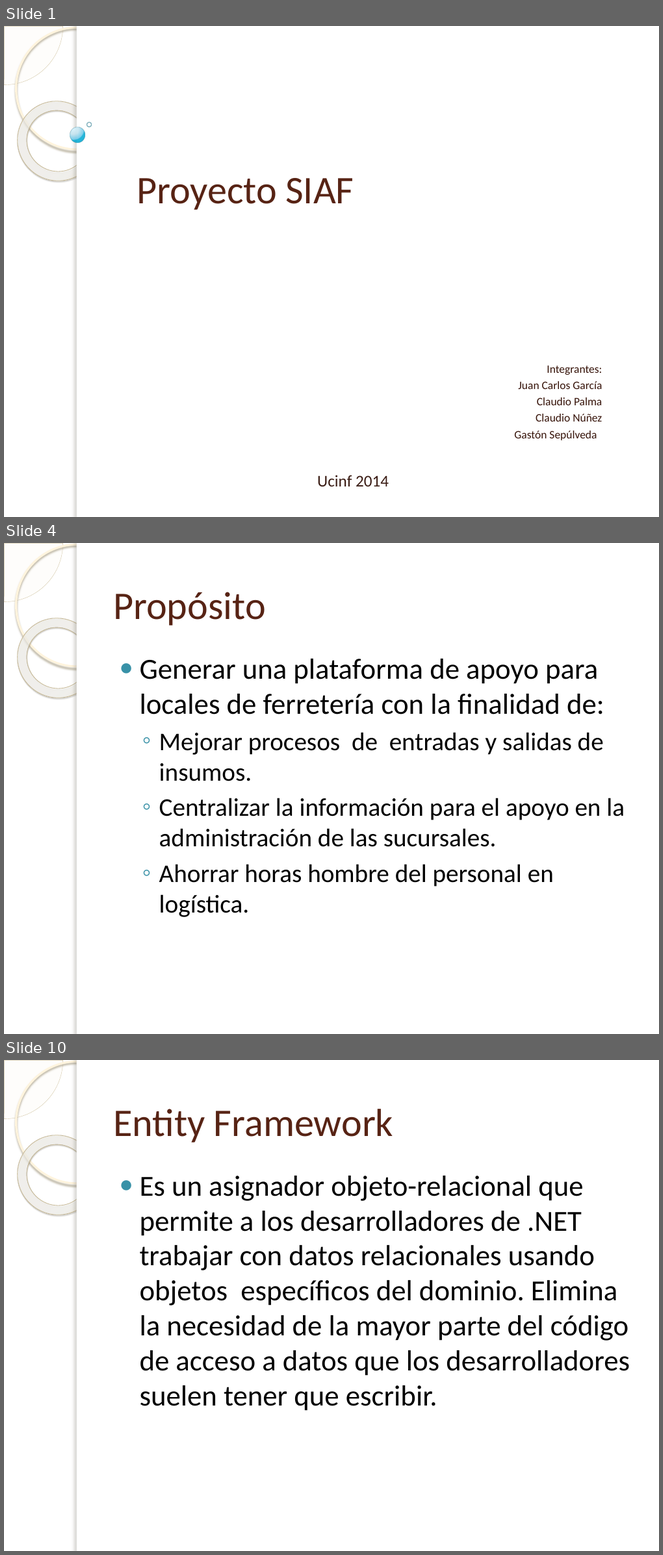
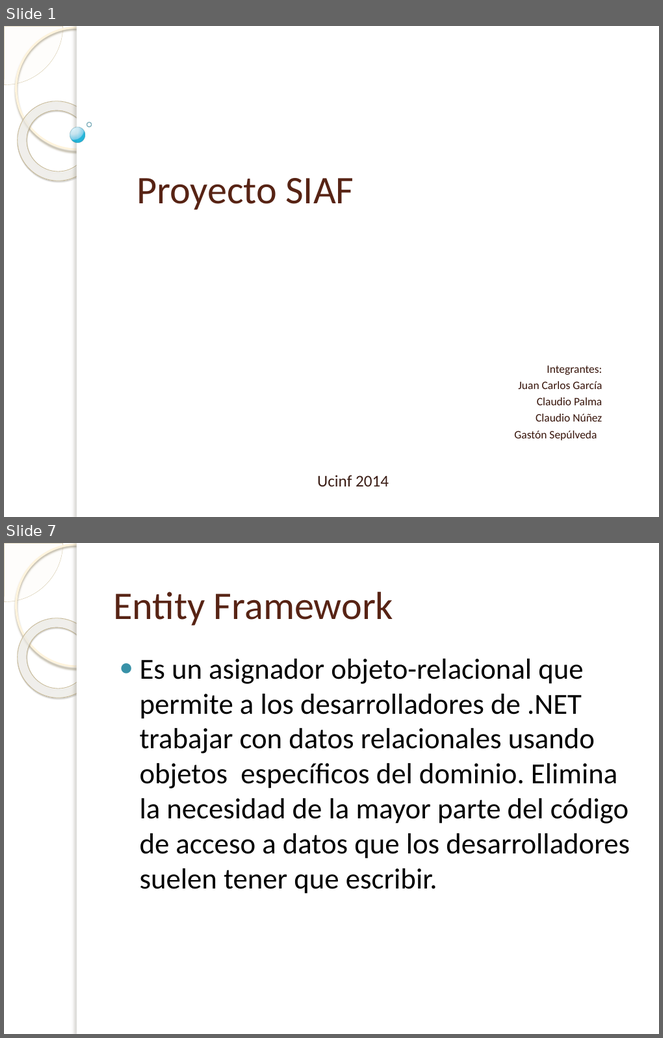
Before and after one commit to tonporaqui/DocProyecto, a slide deck: Proyecto SIAF.pptx. Shown one above the other, each under a label of ours: slides 1, 4 and 10 before the commit, slides 1 and 7 after it; the slides between them are not shown. The pictures are 663x1555 and 663x1038 pixels, drawn with LibreOffice and Linux fonts; fonts in the diff are those of the drawing; background and template pictures are left out. Boxes give left, top, right and bottom in pixels: in the first picture for what was removed or moved away, otherwise in the second. Text is boxed around its words. In the diff, an @@ line names an element or a change of style, - is before the commit and + after.

```diff
--- a/Proyecto SIAF.pptx
+++ b/Proyecto SIAF.pptx
@@ slide 4 removed at box(4, 543, 659, 1034), background picture (left out); not listed: 5 template elements that a slide beside it also shows @@
@@ title removed at box(113, 592, 266, 626) @@
-Propósito
@@ text removed at box(140, 659, 625, 917) @@
-● Generar una plataforma de apoyo para locales de ferretería con la finalidad de:
-  ◦ Mejorar procesos de entradas y salidas de insumos.
-  ◦ Centralizar la información para el apoyo en la administración de las sucursales.
-  ◦ Ahorrar horas hombre del personal en logística.
@@ what was slide 10 is now slide 7 @@
```
Also in this commit, not shown: 3 slides changed, 3 slides added, 5 other slides removed.
